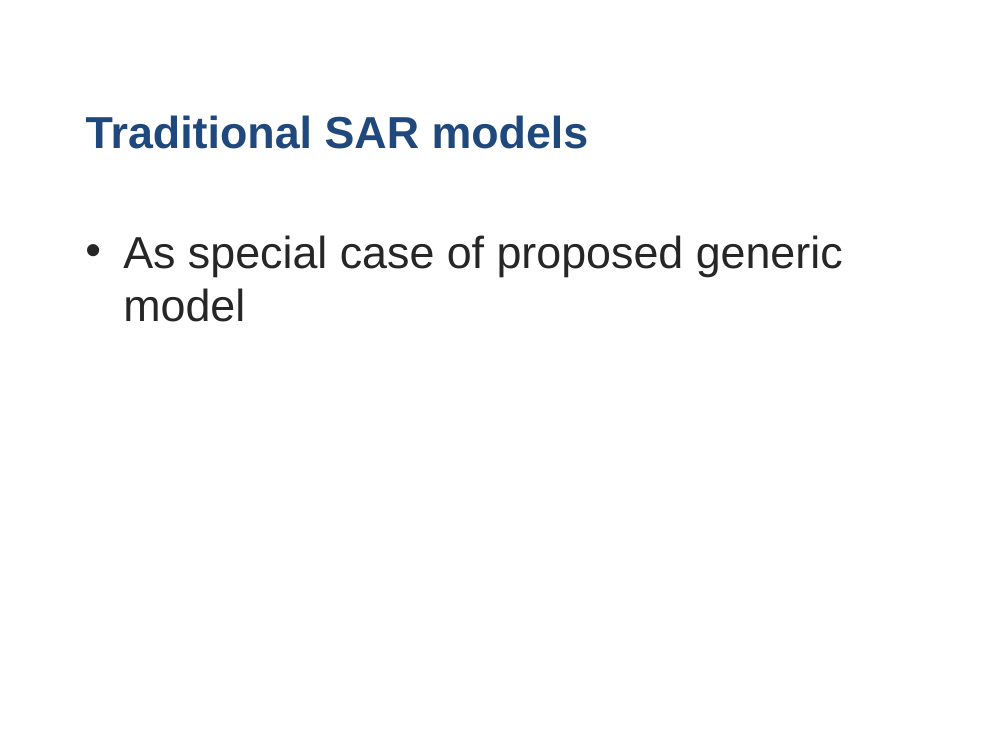
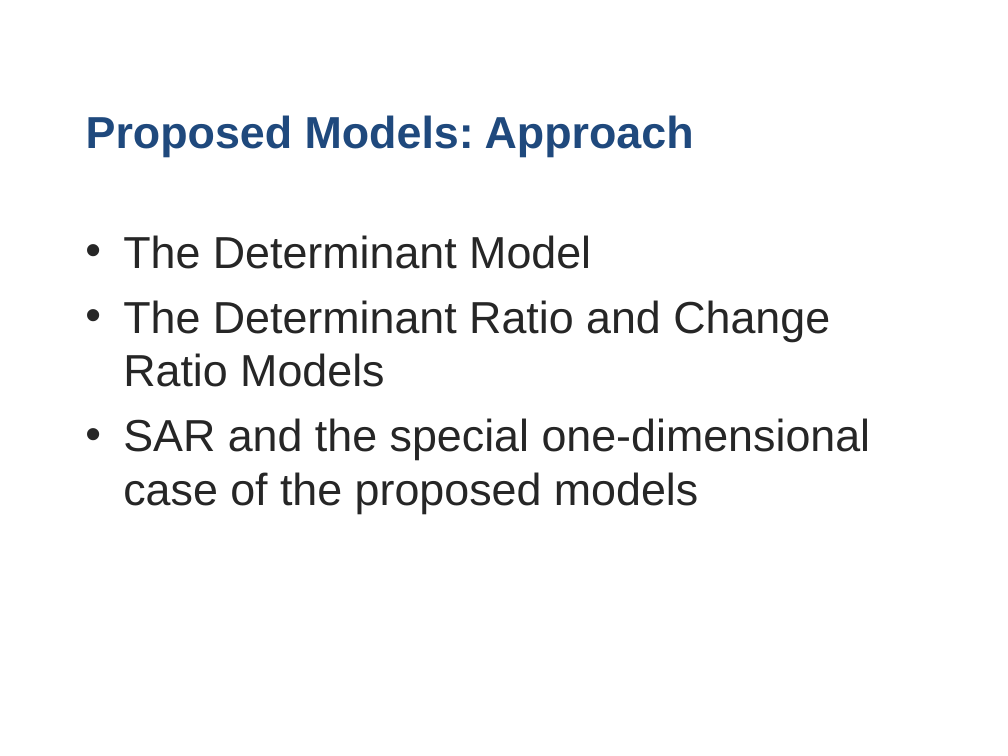
Before and after one commit to stivo-suong/thesis-latex-dev, a slide deck: slide 13 of oral_defense/Scalar & Homoskedastic Models for SAR & POLSAR.pptx.ppt (slide 11 before the commit). Drawn at 1008x756 pixels with LibreOffice and Linux fonts; fonts in the diff are those of the drawing; background and template pictures are left out. Boxes give left, top, right and bottom in pixels: in the first picture for what was removed or moved away, otherwise in the second. Text is boxed around its words. In the diff, an @@ line names an element or a change of style, - is before the commit and + after.

```diff
--- a/oral_defense/Scalar & Homoskedastic Models for SAR & POLSAR.pptx.ppt
+++ b/oral_defense/Scalar & Homoskedastic Models for SAR & POLSAR.pptx.ppt
@@ title at <box>86,115,694,157</box>: text changed @@
-Traditional SAR models
+Proposed Models: Approach
@@ text at <box>123,235,871,514</box>: text changed @@
-• As special case of proposed generic model
+• The Determinant Model
+• The Determinant Ratio and Change Ratio Models
+• SAR and the special one-dimensional case of the proposed models
```
Also in this commit, not shown: 2 other slides changed, 17 slides added, 6 slides removed.
